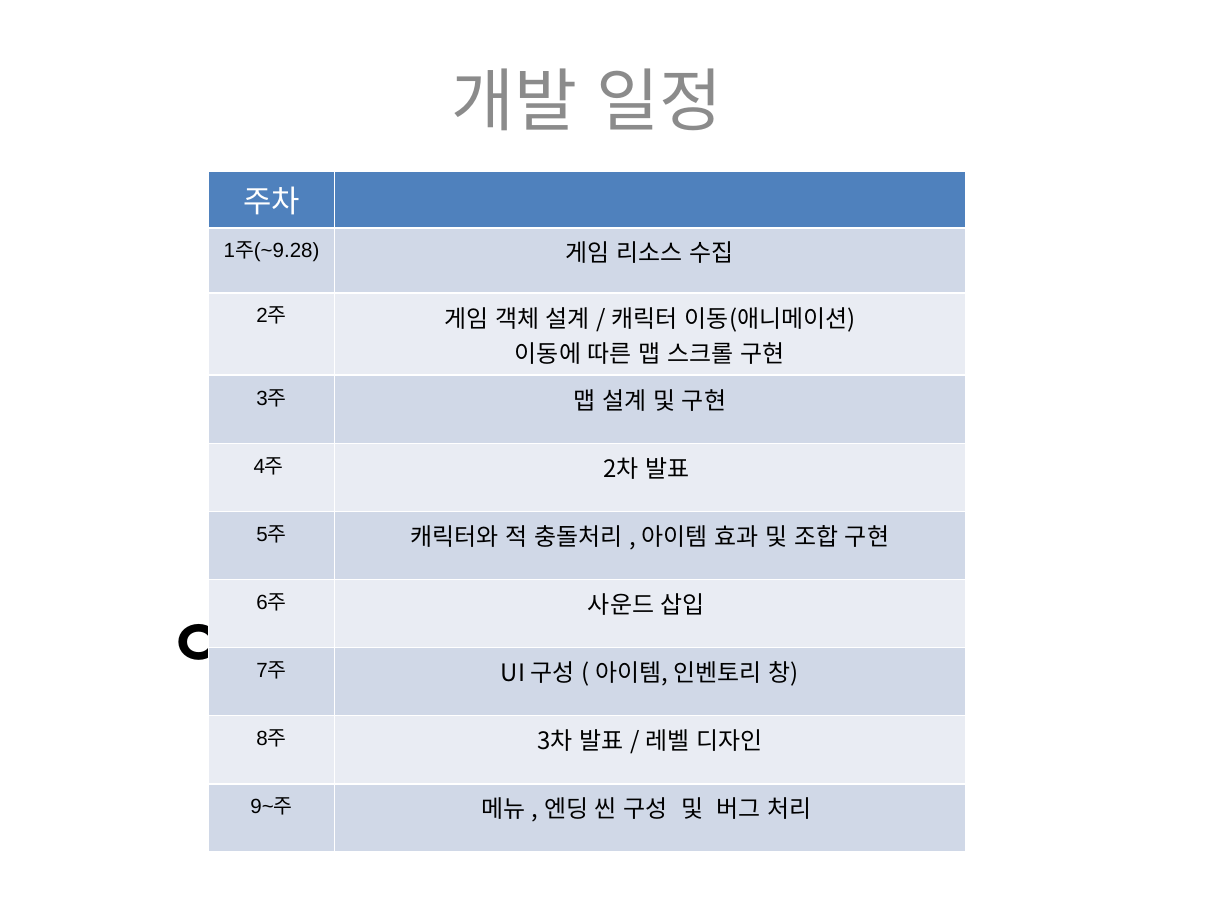
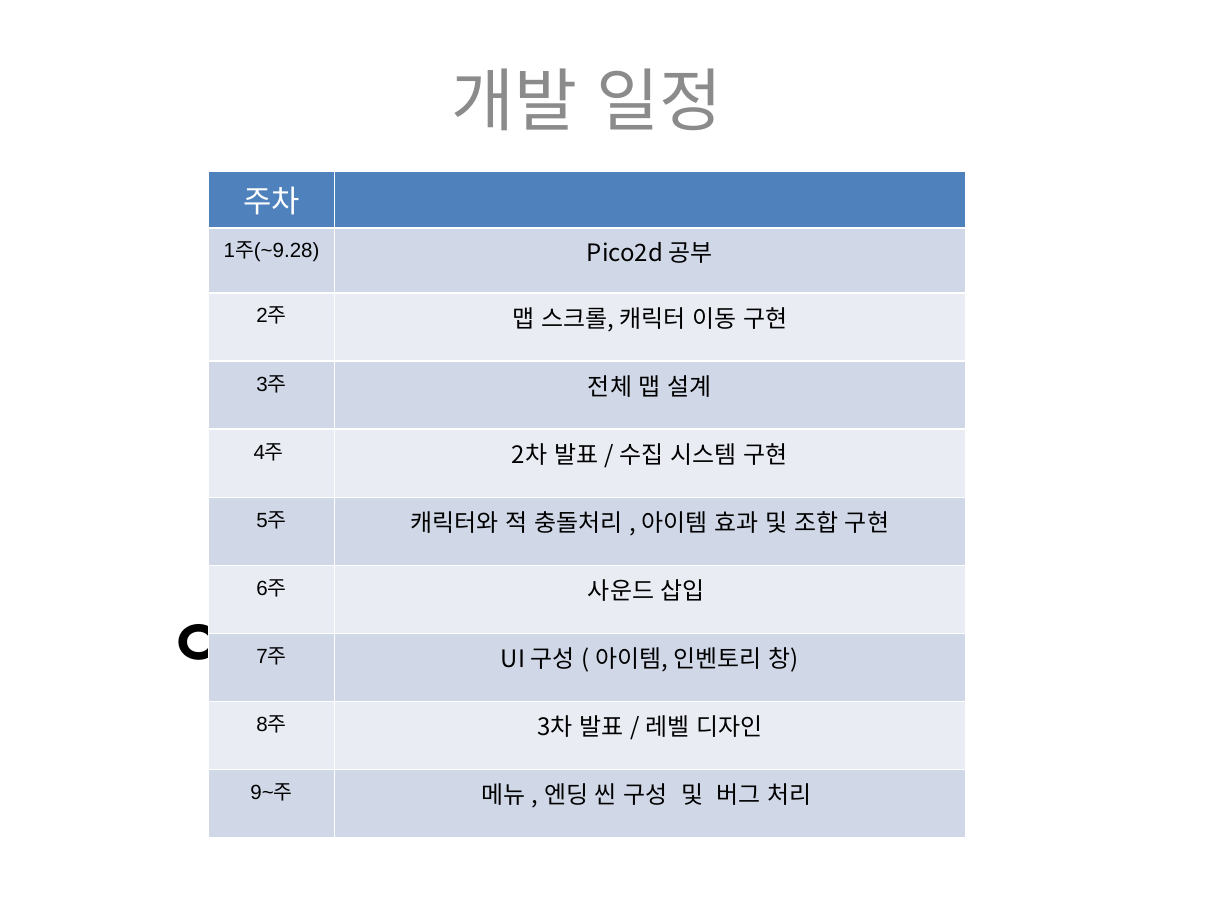
Before and after one commit to yksgmksy/2DGP, a slide deck: slide 7 of First.pptx. Drawn at 1232x924 pixels with LibreOffice and Linux fonts; fonts in the diff are those of the drawing. Boxes give left, top, right and bottom in pixels: in the first picture for what was removed or moved away, otherwise in the second. Text is boxed around its words. In the diff, an @@ line names an element or a change of style, - is before the commit and + after.

Commit message:
개발 일정 변경

```diff
--- a/First.pptx
+++ b/First.pptx
@@ table at bbox=[208, 171, 965, 822] @@
-row 2, column 2: 게임 리소스 수집
+row 2, column 2: Pico2d 공부
-row 3, column 2: 게임 객체 설계 / 캐릭터 이동(애니메이션) / 이동에 따른 맵 스크롤 구현
+row 3, column 2: 맵 스크롤, 캐릭터 이동 구현
-row 4, column 2: 맵 설계 및 구현
+row 4, column 2: 전체 맵 설계
-row 5, column 2: 2차 발표
+row 5, column 2: 2차 발표 / 수집 시스템 구현
```
